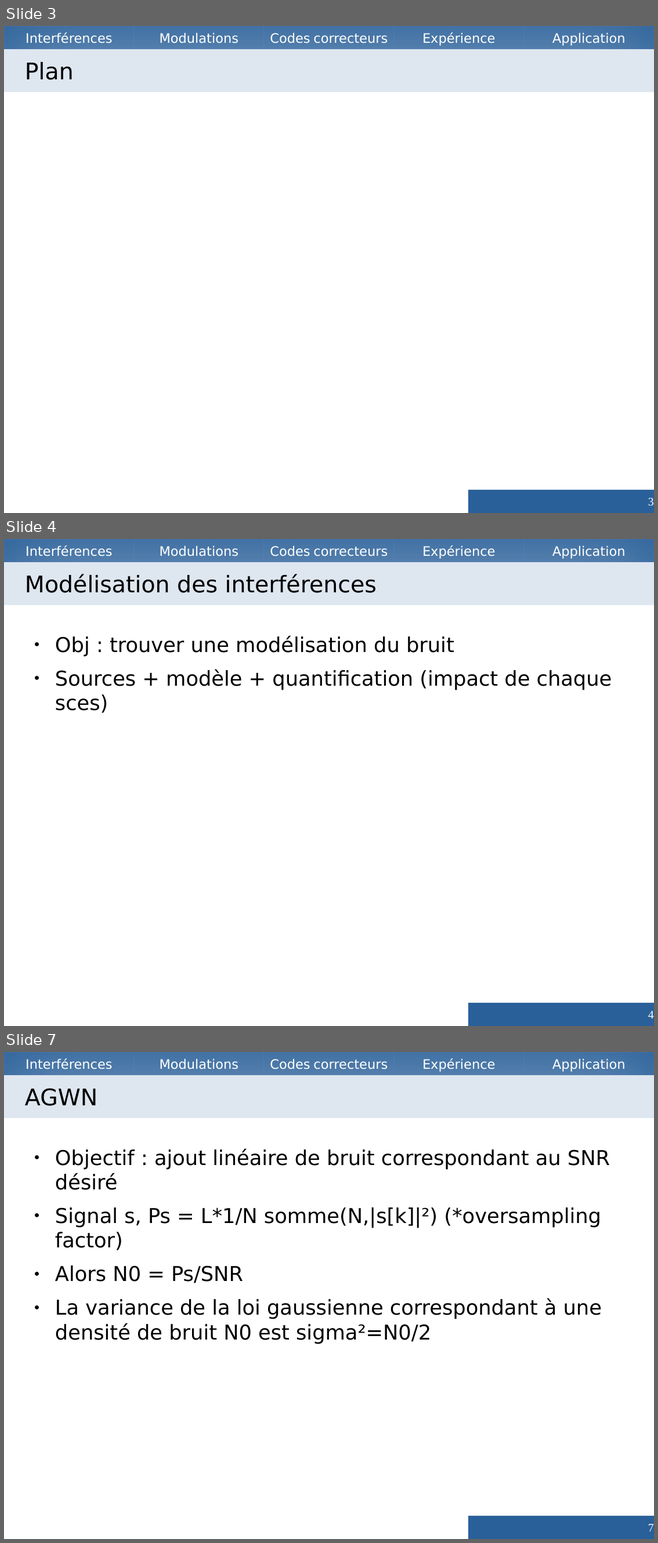
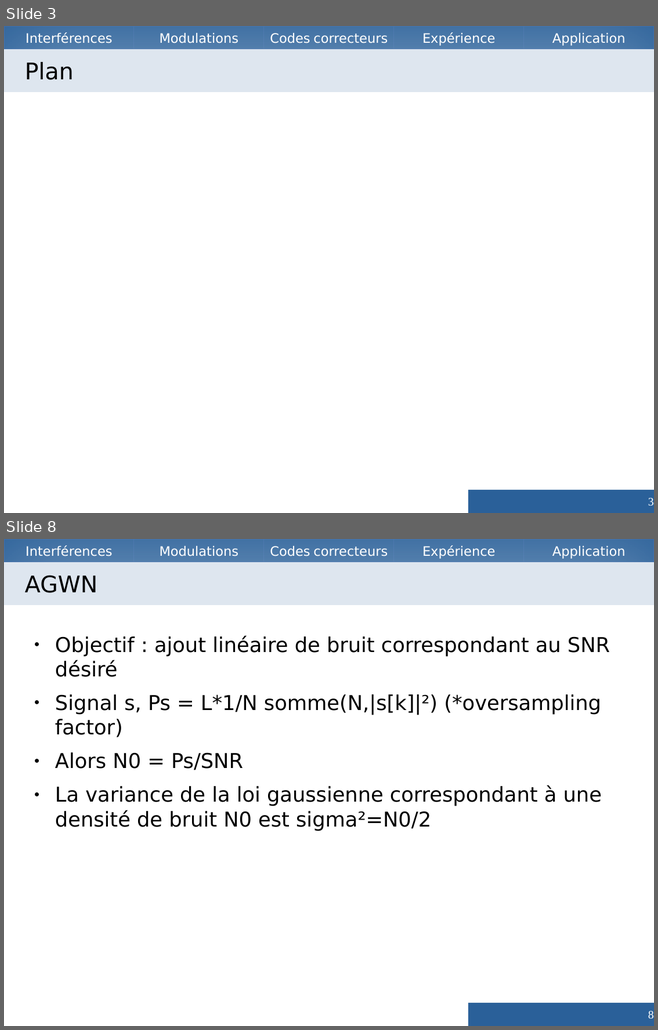
Before and after one commit to Vzrod/tipe, a slide deck: TIPE.odp. Shown one above the other, each under a label of ours: slides 3, 4 and 7 before the commit, slides 3 and 8 after it; the slides between them are not shown. The pictures are 658x1543 and 658x1030 pixels, drawn with LibreOffice and Linux fonts; fonts in the diff are those of the drawing. Boxes give left, top, right and bottom in pixels: in the first picture for what was removed or moved away, otherwise in the second. Text is boxed around its words. In the diff, an @@ line names an element or a change of style, - is before the commit and + after.

```diff
--- a/TIPE.odp
+++ b/TIPE.odp
@@ slide 4 removed at (4, 539, 654, 1026), background #FFFFFF; not listed: 5 template elements that a slide beside it also shows @@
@@ title removed at (4, 562, 654, 605) @@
-Modélisation des interférences
@@ text removed at (55, 636, 612, 713) @@
-● Obj : trouver une modélisation du bruit
-● Sources + modèle + quantification (impact de chaque sces)
@@ page number removed at (468, 1003, 654, 1026) @@
-4
@@ what was slide 7 is now slide 8 @@
@@ page number at (648, 1011, 654, 1019): text changed @@
-7
+8
```
Also in this commit, not shown: 6 slides added, 4 other slides removed, 4 other files.
